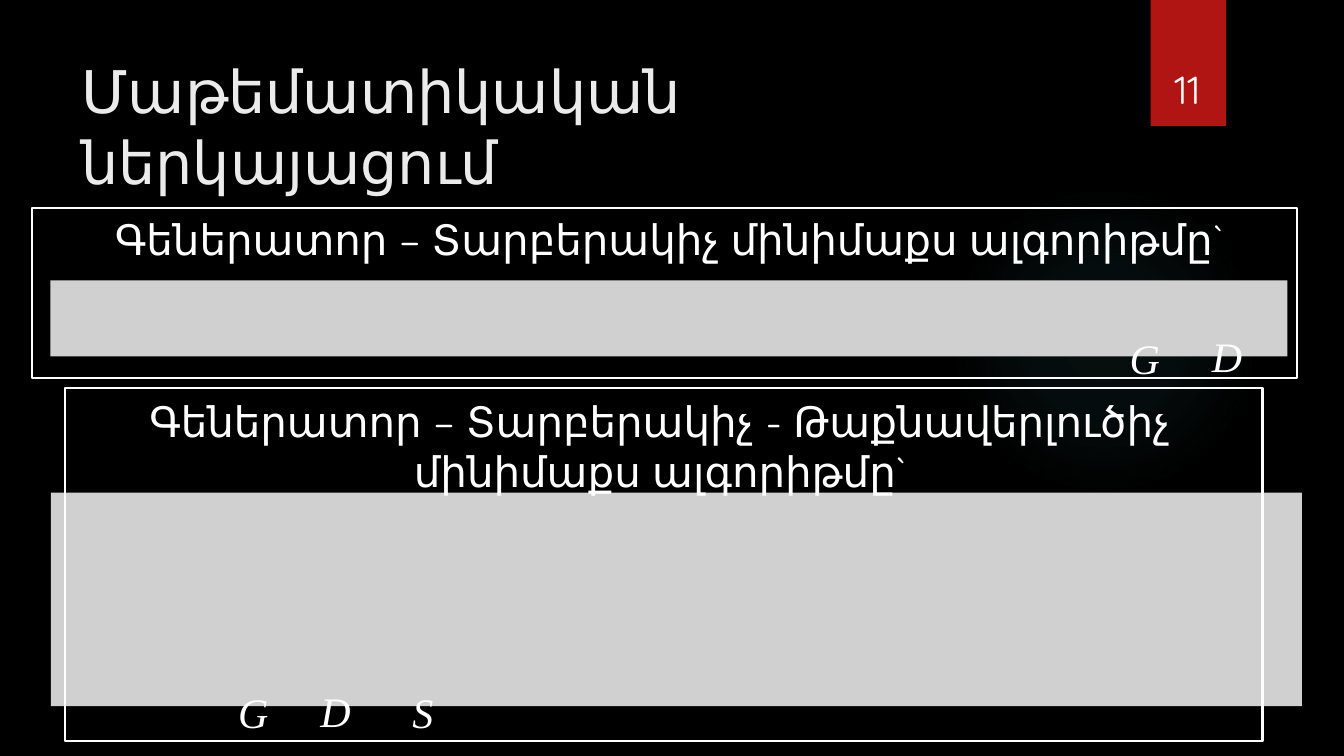
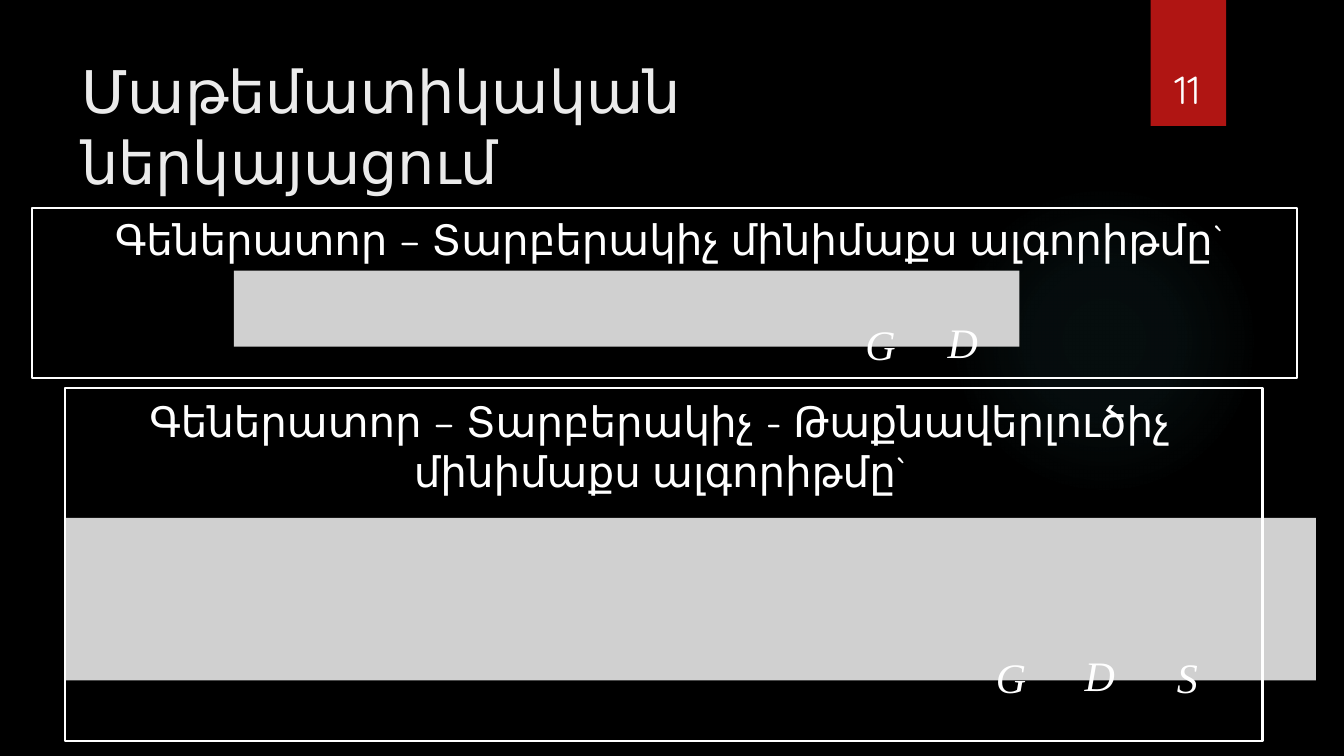
Before and after one commit to Lusine0101/GAN-for-Stegan, a slide deck: slide 11 of Գեներատիվ մրցակցող ցանցերի կիրառումը նկարի տեսքով թաքնագրության կրիչ.pptx. Drawn at 1344x756 pixels with LibreOffice and Linux fonts; fonts in the diff are those of the drawing; grey boxes stand for pictures; background and template pictures are left out. Boxes give left, top, right and bottom in pixels: in the first picture for what was removed or moved away, otherwise in the second. Text is boxed around its words. In the diff, an @@ line names an element or a change of style, - is before the commit and + after.

```diff
--- a/Գեներատիվ մրցակցող ցանցերի կիրառումը նկարի տեսքով թաքնագրության կրիչ.pptx
+++ b/Գեներատիվ մրցակցող ցանցերի կիրառումը նկարի տեսքով թաքնագրության կրիչ.pptx
@@ picture: place and size @@
-picture at box(50, 280, 1288, 357)
+picture at box(234, 270, 1019, 347)
@@ text "G": place and size @@
-text "G" at box(1130, 347, 1160, 382)
+text "G" at box(865, 333, 895, 368)
@@ text "D": place and size @@
-text "D" at box(1212, 345, 1242, 381)
+text "D" at box(948, 331, 978, 367)
@@ picture: place and size @@
-picture at box(51, 493, 1303, 707)
+picture at box(65, 518, 1316, 681)
@@ text "G": place and size @@
-text "G" at box(238, 695, 268, 729)
+text "G" at box(996, 666, 1026, 701)
@@ text "D": place and size @@
-text "D" at box(320, 694, 350, 727)
+text "D" at box(1085, 664, 1115, 699)
@@ text "S": place and size @@
-text "S" at box(412, 695, 433, 729)
+text "S" at box(1177, 666, 1198, 701)
```
Also in this commit, not shown: 10 other slides changed.
